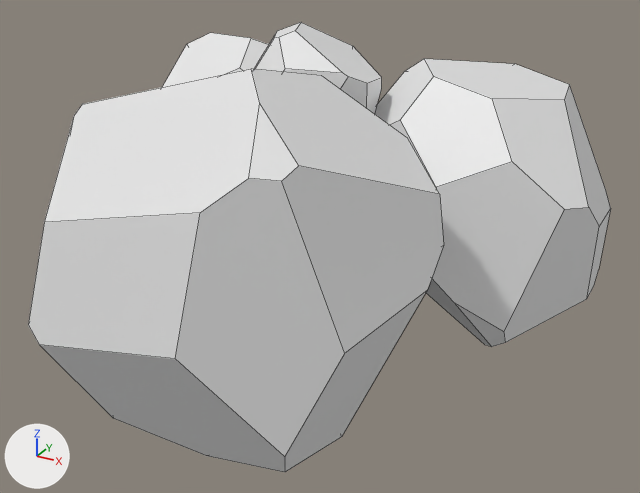
What one commit did to the Blender file Assets/Rendering/Models/Items/coal.blend.
One viewpoint serves both versions: a 50 mm camera at (0.36, -0.577, 0.338) aimed at (0.054, -0.019, 0.059). Lighting does not change. The marker at lower left points along +X, +Y and +Z. Mesh edges are drawn as thin lines.
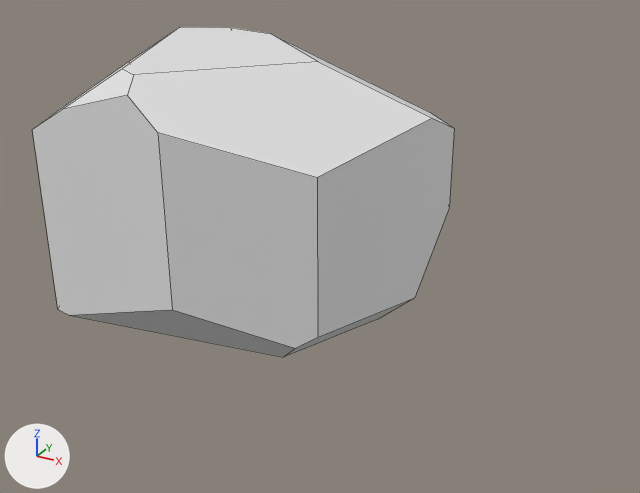
Location of each change, (x1, y1, x2, y2) in pixels of the pictures (640 x 493 px; the box of a moved part takes in the faces that stretch with it):
'Cube.004', reshaped (28% narrower, 27% shorter): before (28, 22, 611, 472); after (32, 27, 454, 357)
part 1 of me_cube_023, moved or reshaped: before (254, 22, 382, 114); after (32, 27, 454, 357)
part 2 of me_cube_023, deleted: before (163, 33, 269, 87)
part 3 of me_cube_023, deleted: before (375, 59, 611, 347)
part 4 of me_cube_023, deleted: before (28, 69, 444, 472)

The change, as a list of edits to the scene's bpy script:
```text
Change me_cube_023:
    where me_cube_023.from_pydata(...)  # 144 vertices, 80 faces; spans x -0.192..0.246, y -0.254..0.212, z -0.028..0.225
    used by ob_cube_004; location = (0.0, 0.0, 0.0)
    me_cube_023 part 1: the loose piece of 36 vertices spanning x -0.055..0.065, y -0.006..0.106, z 0.106..0.216 is multiplied about its middle by the matrix ((-2.943, 0.0, 1.745), (-0.231, 2.853, -0.39), (-1.128, -0.352, -1.902)), then moved by (-0.031, -0.054, -0.065)
    me_cube_023 part 2: the loose piece of 36 vertices spanning x -0.192..0.016, y 0.001..0.212, z -0.028..0.189 is deleted
    me_cube_023 part 3: the loose piece of 36 vertices spanning x 0.019..0.246, y -0.005..0.203, z -0.027..0.186 is deleted
    me_cube_023 part 4: the loose piece of 36 vertices spanning x -0.086..0.184, y -0.254..0.018, z -0.018..0.225 is deleted
```
